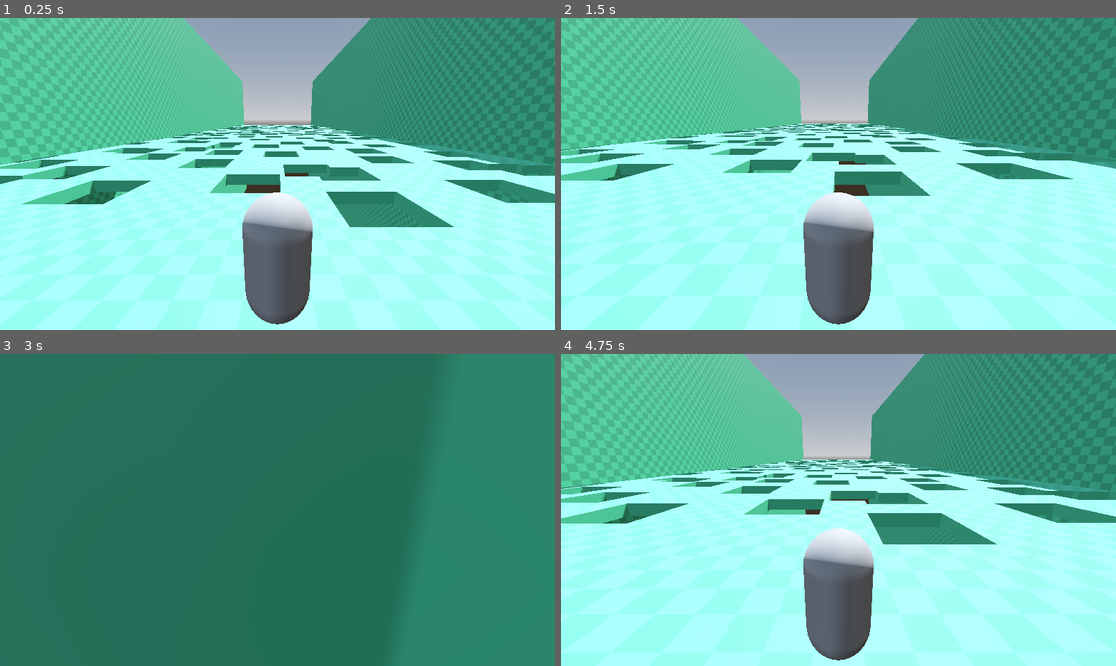
Above: before the commit, frames 1-4 (two rows, left to right).
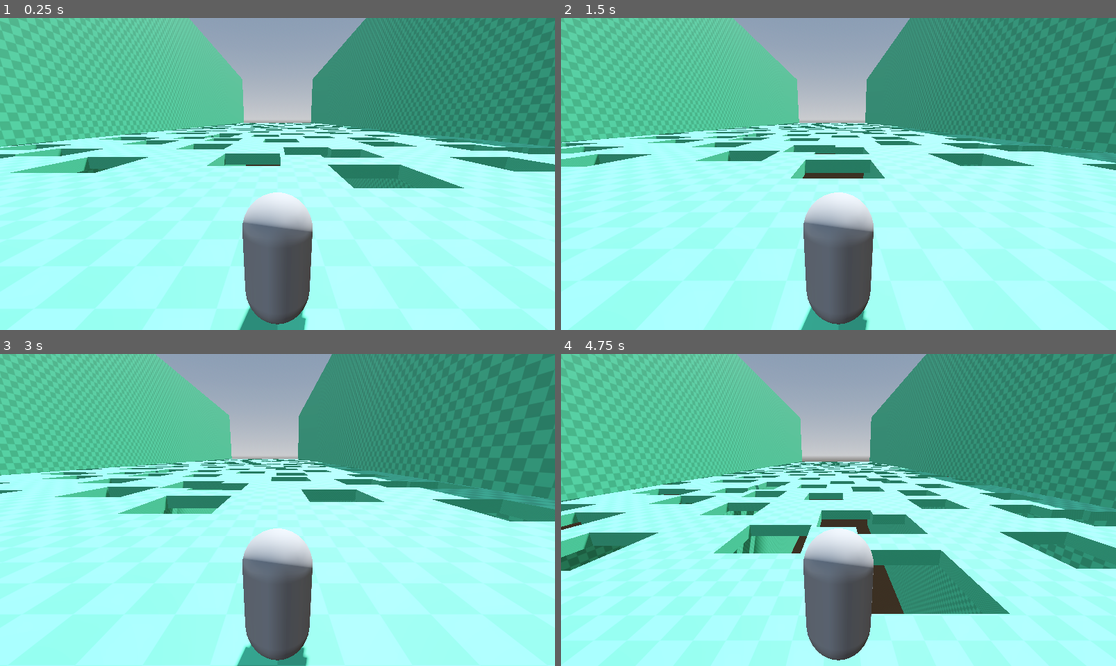
Above: after the commit, the same moments.

Repository: lognasmeow/Wonder
Game: Godot game, scene res://Maps/map_main.tscn
The game is run twice, just before and just after one commit, with the same random seed, the same clock (stepped at 60 frames per second) and the same inputs.
Inputs:
- Up to frame 1 (0.25 s): no input
- Up to frame 2 (1.5 s): tap Enter (ui_accept) at 0.5, 0.77 s; hold D (right) 0.53-1.28 s; hold S (down) from 1.28 s (still down)
- Up to frame 3 (3 s): tap Enter (ui_accept) at 1.52 s; release S (down) at 2.03 s; hold D (right) 2.03-2.78 s; hold W (up) from 2.78 s (still down)
- Up to frame 4 (4.75 s): tap Enter (ui_accept) at 3.02, 3.77, 4.52 s; release W (up) at 3.53 s; hold A (left) from 3.53 s (still down)

The runs differ from the first frame. In frame 1, 13% of the frame differs, in the area x 0-100%, y 0-100%; in frame 2, 11%; in frame 3, 84%; in frame 4, 22%.

Commit message:
messing with player gravity and speed

Diff:
--- a/Maps/map_main.tscn
+++ b/Maps/map_main.tscn
@@ -28,4 +28,4 @@
 [node name="ArenaMain" parent="." unique_id=1776905858 instance=ExtResource("1_jvluu")]
 
 [node name="Player" parent="." unique_id=65660136 instance=ExtResource("2_mktg1")]
-transform = Transform3D(1, 0, 0, 0, 1, 0, 0, 0, 1, 0, 3.7606382, 45.02008)
+transform = Transform3D(1, 0, 0, 0, 1, 0, 0, 0, 1, 0, 1.6951053, 45.02008)
--- a/Player/player.gd
+++ b/Player/player.gd
@@ -1,14 +1,14 @@
 extends CharacterBody3D
 
 
-const SPEED = 5.0
-const JUMP_VELOCITY = 4.5
+const SPEED = 8.0
+const JUMP_VELOCITY = 15
 
 
 func _physics_process(delta):
 	# Add the gravity.
 	if not is_on_floor():
-		velocity += get_gravity() * delta
+		velocity += (get_gravity() * 4) * delta
 
 	# Handle jump.
 	if Input.is_action_just_pressed("ui_accept") and is_on_floor():
